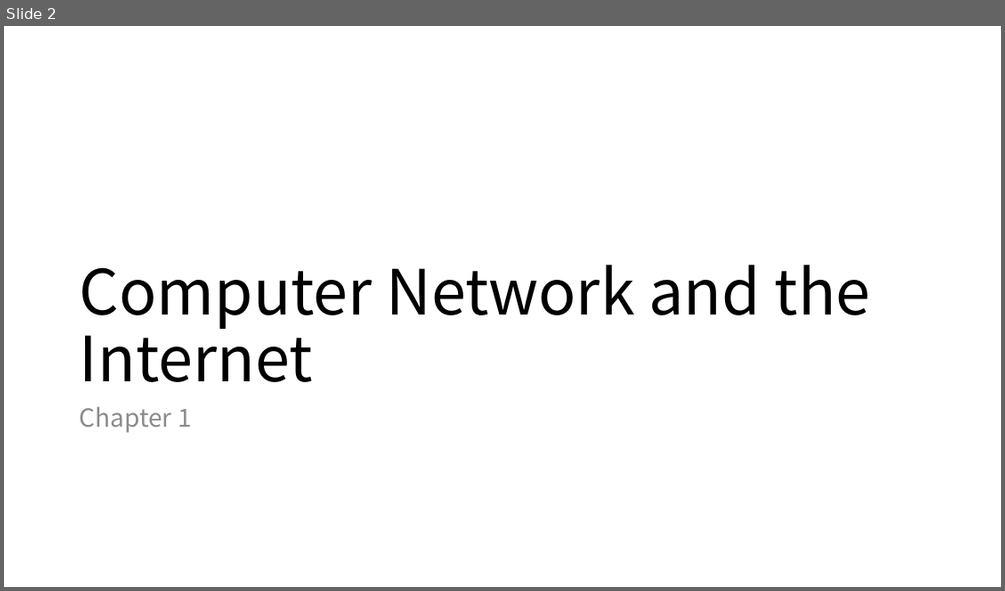
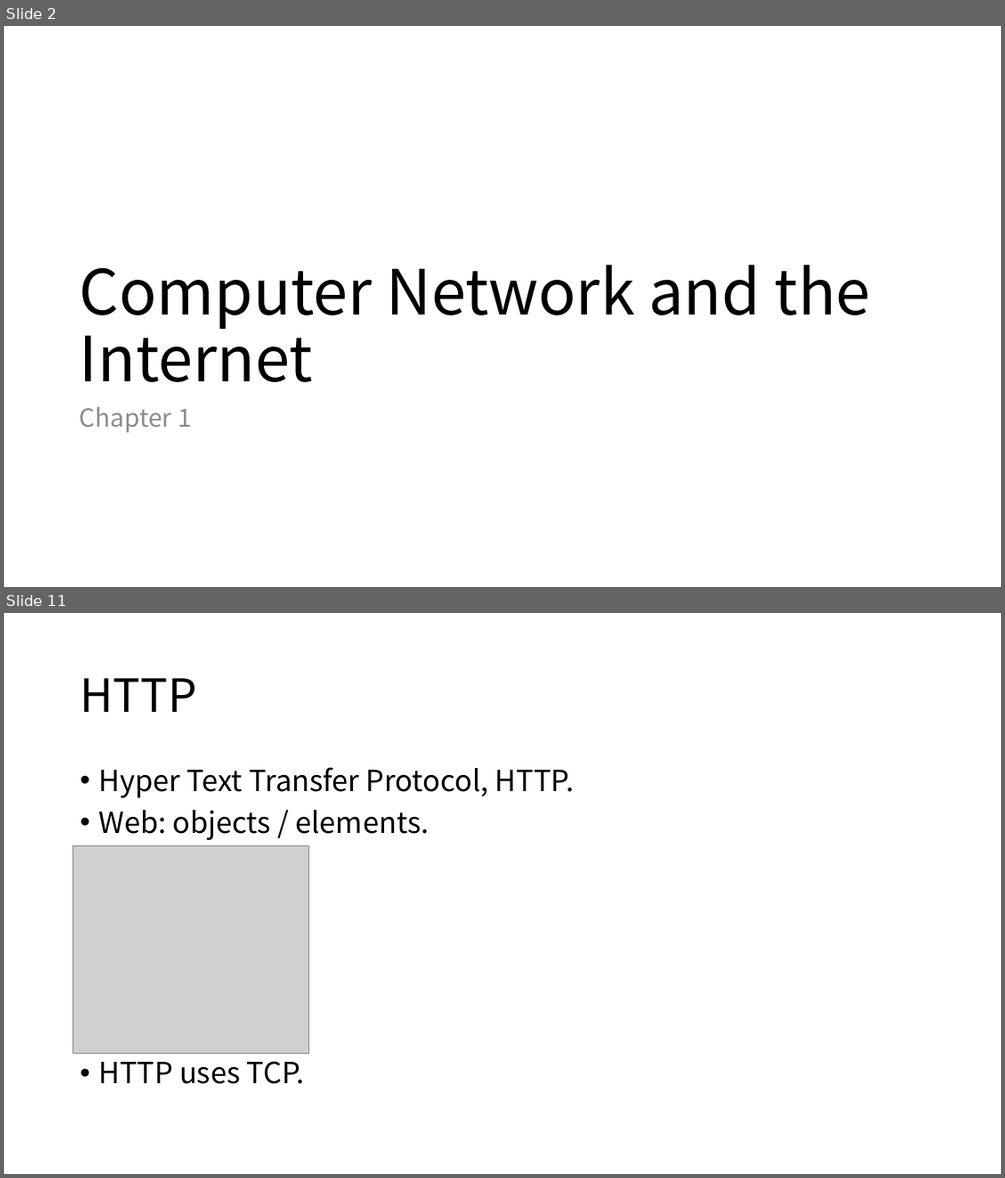
Before and after one commit to Lyther/wiki, a slide deck: docs/assets/Computer Network.pptx. Shown one above the other, each under a label of ours: slide 2 before the commit, slides 2 and 11 after it; the slides between them are not shown. The pictures are 1005x591 and 1005x1178 pixels, drawn with LibreOffice and Linux fonts; fonts in the diff are those of the drawing; grey boxes stand for pictures. Boxes give left, top, right and bottom in pixels: in the first picture for what was removed or moved away, otherwise in the second. Text is boxed around its words. In the diff, an @@ line names an element or a change of style, - is before the commit and + after.

```diff
--- a/docs/assets/Computer Network.pptx
+++ b/docs/assets/Computer Network.pptx
@@ slide 11 added at [4, 613, 1001, 1174], background #FFFFFF @@
@@ title added at [80, 678, 196, 712], 44 pt, text #000000 @@
+HTTP
@@ text added at [98, 767, 574, 1084], 28 pt, text #000000 @@
+• Hyper Text Transfer Protocol, HTTP.
+• Web: objects / elements.
+• HTTP uses TCP.
@@ picture added at [73, 845, 310, 1053] @@
```
Also in this commit, not shown: 26 other slides added, 6 other files.
